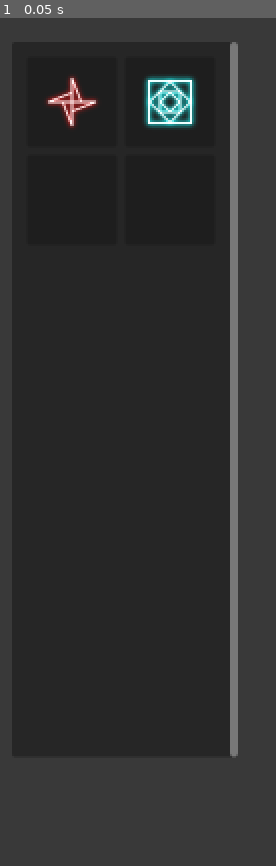
Above: before the commit, frame 1.
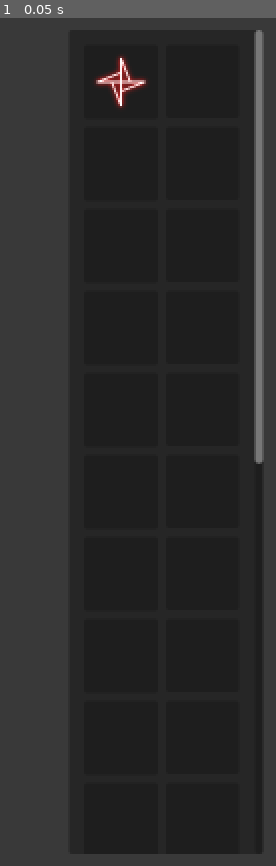
Above: after the commit, the same moment.

Repository: thehuglet/neon-game
Game: Godot game, scene res://scenes/level_editor.tscn
Same seed, same stepped clock (60 frames per second), same inputs: the game is played once before the commit and once after it.
Inputs:
- Up to frame 1 (0.05 s): no input

The runs differ from the first frame. In frame 1, 15% of the frame differs, in the area x 10-96%, y 1-99%.

Commit message:
refactor level editor entity list code

Diff:
--- a/scenes/entities/player.tscn
+++ b/scenes/entities/player.tscn
@@ -21,6 +21,7 @@
 "icon": "Remove",
 "text": "Unregister Entity"
 }
+present_in_level_editor = false
 
 [node name="NeonSprite" parent="." instance=ExtResource("2_1fjgx")]
 base_texture = ExtResource("2_fm5l6")
--- a/scenes/level_editor.tscn
+++ b/scenes/level_editor.tscn
@@ -95,7 +95,11 @@
 
 [node name="EntityList" parent="CanvasLayer/ScreenSpace" instance=ExtResource("2_152lh")]
 layout_mode = 1
-offset_left = -286.0
-offset_top = 50.0
-offset_right = -60.0
-offset_bottom = 765.0
+anchors_preset = -1
+anchor_left = 1.0
+anchor_right = 1.0
+offset_left = -229.0
+offset_top = 38.0
+offset_right = -35.0001
+offset_bottom = 862.0
+metadata/_edit_use_anchors_ = true
--- a/scenes/level_editor/ui/entity_list.tscn
+++ b/scenes/level_editor/ui/entity_list.tscn
@@ -4,14 +4,8 @@
 [ext_resource type="PackedScene" uid="uid://dy5fjwfng4sgo" path="res://scenes/level_editor/ui/entity_list/slot.tscn" id="1_bmfy4"]
 
 [node name="EntityList" type="PanelContainer"]
-anchors_preset = 1
-anchor_left = 1.0
-anchor_right = 1.0
-offset_left = -274.0
-offset_top = 44.0
-offset_right = -48.0
-offset_bottom = 759.0
-grow_horizontal = 0
+offset_right = 226.0
+offset_bottom = 715.0
 script = ExtResource("1_44agh")
 
 [node name="ScrollContainer" type="ScrollContainer" parent="."]
@@ -52,3 +46,135 @@
 [node name="Slot4" parent="ScrollContainer/MarginContainer/GridContainer" instance=ExtResource("1_bmfy4")]
 custom_minimum_size = Vector2(0, 90)
 layout_mode = 2
+
+[node name="Slot5" parent="ScrollContainer/MarginContainer/GridContainer" instance=ExtResource("1_bmfy4")]
+custom_minimum_size = Vector2(0, 90)
+layout_mode = 2
+
+[node name="Slot6" parent="ScrollContainer/MarginContainer/GridContainer" instance=ExtResource("1_bmfy4")]
+custom_minimum_size = Vector2(0, 90)
+layout_mode = 2
+
+[node name="Slot7" parent="ScrollContainer/MarginContainer/GridContainer" instance=ExtResource("1_bmfy4")]
+custom_minimum_size = Vector2(0, 90)
+layout_mode = 2
+
+[node name="Slot8" parent="ScrollContainer/MarginContainer/GridContainer" instance=ExtResource("1_bmfy4")]
+custom_minimum_size = Vector2(0, 90)
+layout_mode = 2
+
+[node name="Slot9" parent="ScrollContainer/MarginContainer/GridContainer" instance=ExtResource("1_bmfy4")]
+custom_minimum_size = Vector2(0, 90)
+layout_mode = 2
+
+[node name="Slot10" parent="ScrollContainer/MarginContainer/GridContainer" instance=ExtResource("1_bmfy4")]
+custom_minimum_size = Vector2(0, 90)
+layout_mode = 2
+
+[node name="Slot11" parent="ScrollContainer/MarginContainer/GridContainer" instance=ExtResource("1_bmfy4")]
+custom_minimum_size = Vector2(0, 90)
+layout_mode = 2
+
+[node name="Slot12" parent="ScrollContainer/MarginContainer/GridContainer" instance=ExtResource("1_bmfy4")]
+custom_minimum_size = Vector2(0, 90)
+layout_mode = 2
+
+[node name="Slot13" parent="ScrollContainer/MarginContainer/GridContainer" instance=ExtResource("1_bmfy4")]
+custom_minimum_size = Vector2(0, 90)
+layout_mode = 2
+
+[node name="Slot14" parent="ScrollContainer/MarginContainer/GridContainer" instance=ExtResource("1_bmfy4")]
+custom_minimum_size = Vector2(0, 90)
+layout_mode = 2
+
+[node name="Slot15" parent="ScrollContainer/MarginContainer/GridContainer" instance=ExtResource("1_bmfy4")]
+custom_minimum_size = Vector2(0, 90)
+layout_mode = 2
+
+[node name="Slot16" parent="ScrollContainer/MarginContainer/GridContainer" instance=ExtResource("1_bmfy4")]
+custom_minimum_size = Vector2(0, 90)
+layout_mode = 2
+
+[node name="Slot17" parent="ScrollContainer/MarginContainer/GridContainer" instance=ExtResource("1_bmfy4")]
+custom_minimum_size = Vector2(0, 90)
+layout_mode = 2
+
+[node name="Slot18" parent="ScrollContainer/MarginContainer/GridContainer" instance=ExtResource("1_bmfy4")]
+custom_minimum_size = Vector2(0, 90)
+layout_mode = 2
+
+[node name="Slot19" parent="ScrollContainer/MarginContainer/GridContainer" instance=ExtResource("1_bmfy4")]
+custom_minimum_size = Vector2(0, 90)
+layout_mode = 2
+
+[node name="Slot20" parent="ScrollContainer/MarginContainer/GridContainer" instance=ExtResource("1_bmfy4")]
+custom_minimum_size = Vector2(0, 90)
+layout_mode = 2
+
+[node name="Slot21" parent="ScrollContainer/MarginContainer/GridContainer" instance=ExtResource("1_bmfy4")]
+custom_minimum_size = Vector2(0, 90)
+layout_mode = 2
+
+[node name="Slot22" parent="ScrollContainer/MarginContainer/GridContainer" instance=ExtResource("1_bmfy4")]
+custom_minimum_size = Vector2(0, 90)
+layout_mode = 2
+
+[node name="Slot23" parent="ScrollContainer/MarginContainer/GridContainer" instance=ExtResource("1_bmfy4")]
+custom_minimum_size = Vector2(0, 90)
+layout_mode = 2
+
+[node name="Slot24" parent="ScrollContainer/MarginContainer/GridContainer" instance=ExtResource("1_bmfy4")]
+custom_minimum_size = Vector2(0, 90)
+layout_mode = 2
+
+[node name="Slot25" parent="ScrollContainer/MarginContainer/GridContainer" instance=ExtResource("1_bmfy4")]
+custom_minimum_size = Vector2(0, 90)
+layout_mode = 2
+
+[node name="Slot26" parent="ScrollContainer/MarginContainer/GridContainer" instance=ExtResource("1_bmfy4")]
+custom_minimum_size = Vector2(0, 90)
+layout_mode = 2
+
+[node name="Slot27" parent="ScrollContainer/MarginContainer/GridContainer" instance=ExtResource("1_bmfy4")]
+custom_minimum_size = Vector2(0, 90)
+layout_mode = 2
+
+[node name="Slot28" parent="ScrollContainer/MarginContainer/GridContainer" instance=ExtResource("1_bmfy4")]
+custom_minimum_size = Vector2(0, 90)
+layout_mode = 2
+
+[node name="Slot29" parent="ScrollContainer/MarginContainer/GridContainer" instance=ExtResource("1_bmfy4")]
+custom_minimum_size = Vector2(0, 90)
+layout_mode = 2
+
+[node name="Slot30" parent="ScrollContainer/MarginContainer/GridContainer" instance=ExtResource("1_bmfy4")]
+custom_minimum_size = Vector2(0, 90)
+layout_mode = 2
+
+[node name="Slot31" parent="ScrollContainer/MarginContainer/GridContainer" instance=ExtResource("1_bmfy4")]
+custom_minimum_size = Vector2(0, 90)
+layout_mode = 2
+
+[node name="Slot32" parent="ScrollContainer/MarginContainer/GridContainer" instance=ExtResource("1_bmfy4")]
+custom_minimum_size = Vector2(0, 90)
+layout_mode = 2
+
+[node name="Slot33" parent="ScrollContainer/MarginContainer/GridContainer" instance=ExtResource("1_bmfy4")]
+custom_minimum_size = Vector2(0, 90)
+layout_mode = 2
+
+[node name="Slot34" parent="ScrollContainer/MarginContainer/GridContainer" instance=ExtResource("1_bmfy4")]
+custom_minimum_size = Vector2(0, 90)
+layout_mode = 2
+
+[node name="Slot35" parent="ScrollContainer/MarginContainer/GridContainer" instance=ExtResource("1_bmfy4")]
+custom_minimum_size = Vector2(0, 90)
+layout_mode = 2
+
+[node name="Slot36" parent="ScrollContainer/MarginContainer/GridContainer" instance=ExtResource("1_bmfy4")]
+custom_minimum_size = Vector2(0, 90)
+layout_mode = 2
+
+[node name="Slot37" parent="ScrollContainer/MarginContainer/GridContainer" instance=ExtResource("1_bmfy4")]
+custom_minimum_size = Vector2(0, 90)
+layout_mode = 2
--- a/scenes/level_editor/ui/entity_list/slot.tscn
+++ b/scenes/level_editor/ui/entity_list/slot.tscn
@@ -1,7 +1,6 @@
-[gd_scene load_steps=4 format=3 uid="uid://dy5fjwfng4sgo"]
+[gd_scene load_steps=3 format=3 uid="uid://dy5fjwfng4sgo"]
 
 [ext_resource type="Script" path="res://scripts/level_editor/ui/entity_list/slot.gd" id="1_c5lod"]
-[ext_resource type="Script" path="res://scripts/level_editor/ui/entity_list/slot/panel.gd" id="2_lmdak"]
 [ext_resource type="PackedScene" uid="uid://c5vtxpfuldox3" path="res://scenes/components/neon_sprite.tscn" id="2_serjq"]
 
 [node name="Slot" type="AspectRatioContainer"]
@@ -14,7 +13,6 @@
 [node name="Panel" type="Panel" parent="."]
 unique_name_in_owner = true
 layout_mode = 2
-script = ExtResource("2_lmdak")
 
 [node name="CenterContainer" type="CenterContainer" parent="."]
 layout_mode = 2
--- a/scripts/level_editor/ui/entity_list.gd
+++ b/scripts/level_editor/ui/entity_list.gd
@@ -3,56 +3,66 @@
 const NEON_SPRITE_SCENE_PATH: String = 'res://scenes/components/neon_sprite.tscn'
 const ENTITY_REGISTRY_PATH: String = 'res://resources/entity_registry.tres'
 
+const EXCLUDED_ENTITY_SCENES: Array[String] = [
+	'res://scenes/entities/player.tscn'
+]
+
 @onready var _grid_container: GridContainer = %GridContainer
 
 func _ready() -> void:
-	var current_slot_index: int = 0
+	var entity_registry: EntityRegistry = ResourceLoader.load(ENTITY_REGISTRY_PATH) as EntityRegistry
+	if not entity_registry:
+		push_error('Failed to load entity registry.')
+		return
 
-	var entity_scene_paths: Array[String] = (ResourceLoader.load(ENTITY_REGISTRY_PATH) as EntityRegistry).registered_entities
+	var entity_scene_paths: Array[String] = entity_registry.registered_entities
+	var slots: Array[LevelEditorEntityListSlot] = _get_slots()
 
-	for path in entity_scene_paths:
-		var scene: PackedScene = load(path)
-		var scene_state: SceneState = scene.get_state()
+	for excluded_entity_scene in EXCLUDED_ENTITY_SCENES:
+		entity_scene_paths.erase(excluded_entity_scene)
 
-		var slot: LevelEditorEntityListSlot = _grid_container.get_children() \
-			.filter(func(node: Node) -> bool: return node is LevelEditorEntityListSlot)[current_slot_index]
+	for i: int in min(entity_scene_paths.size(), slots.size()):
+		_initialize_slot(slots[i], entity_scene_paths[i])
 
-		current_slot_index += 1
+func _get_slots() -> Array[LevelEditorEntityListSlot]:
+	# workaround for a static-typing godot bug
+	var new_array: Array[LevelEditorEntityListSlot] = []
+	var slots := _grid_container.get_children() \
+		.filter(func(node: Node) -> bool: return node is LevelEditorEntityListSlot)
+	new_array.append_array(slots)
+	return new_array
 
-		slot._entity_scene_path = path
-		slot.panel.mouse_filter = Control.MOUSE_FILTER_PASS
+func _initialize_slot(slot: LevelEditorEntityListSlot, entity_scene_path: String) -> void:
+	var scene: PackedScene = load(entity_scene_path)
+	if not scene:
+		push_error('Failed to load scene at path: ' + entity_scene_path)
+		return
 
-		for node_index in range(scene_state.get_node_count()):
-			var node_at_index: PackedScene = scene_state.get_node_instance(node_index)
+	var scene_state: SceneState = scene.get_state()
+	slot._entity_scene_path = entity_scene_path
+	slot.panel.mouse_filter = Control.MOUSE_FILTER_PASS
 
-			if not node_at_index:
-				continue
+	_apply_neon_sprite_properties(slot, scene_state)
 
-			if node_at_index.resource_path == NEON_SPRITE_SCENE_PATH:
-				for property_index in range(scene_state.get_node_property_count(node_index)):
-					var property_name: String = scene_state.get_node_property_name(node_index, property_index)
-					var property_value: Variant = scene_state.get_node_property_value(node_index, property_index)
+func _apply_neon_sprite_properties(slot: LevelEditorEntityListSlot, scene_state: SceneState) -> void:
+	for node_index in range(scene_state.get_node_count()):
+		var node_at_index: PackedScene = scene_state.get_node_instance(node_index)
+		if not node_at_index or node_at_index.resource_path != NEON_SPRITE_SCENE_PATH:
+			continue
 
-					match property_name:
-						'base_texture':
-							slot.neon_sprite.base_texture = property_value
-						'glow_texture':
-							slot.neon_sprite.glow_texture = property_value
-						'color':
-							slot.neon_sprite.color = property_value
-						'sprite_scale':
-							slot.neon_sprite.sprite_scale = property_value
-						'color_on_base':
-							slot.neon_sprite.color_on_base = property_value
-						'rgb_boost_link':
-							slot.neon_sprite.rgb_boost_link = property_value
-						'base_rgb_boost':
-							slot.neon_sprite.base_rgb_boost = property_value
-						'glow_rgb_boost':
-							slot.neon_sprite.glow_rgb_boost = property_value
-						'alpha_boost_link':
-							slot.neon_sprite.alpha_boost_link = property_value
-						'base_alpha_boost':
-							slot.neon_sprite.base_alpha_boost = property_value
-						'glow_alpha_boost':
-							slot.neon_sprite.glow_alpha_boost = property_value
+		for property_index in range(scene_state.get_node_property_count(node_index)):
+			var property_name: String = scene_state.get_node_property_name(node_index, property_index)
+			var property_value: Variant = scene_state.get_node_property_value(node_index, property_index)
+
+			match property_name:
+				'base_texture': slot.neon_sprite.base_texture = property_value
+				'glow_texture': slot.neon_sprite.glow_texture = property_value
+				'color': slot.neon_sprite.color = property_value
+				'sprite_scale': slot.neon_sprite.sprite_scale = property_value
+				'color_on_base': slot.neon_sprite.color_on_base = property_value
+				'rgb_boost_link': slot.neon_sprite.rgb_boost_link = property_value
+				'base_rgb_boost': slot.neon_sprite.base_rgb_boost = property_value
+				'glow_rgb_boost': slot.neon_sprite.glow_rgb_boost = property_value
+				'alpha_boost_link': slot.neon_sprite.alpha_boost_link = property_value
+				'base_alpha_boost': slot.neon_sprite.base_alpha_boost = property_value
+				'glow_alpha_boost': slot.neon_sprite.glow_alpha_boost = property_value
--- a/scripts/level_editor/ui/entity_list/slot/panel.gd
+++ /dev/null
@@ -1,11 +0,0 @@
-extends Node
-
-
-# Called when the node enters the scene tree for the first time.
-func _ready() -> void:
-	pass # Replace with function body.
-
-
-# Called every frame. 'delta' is the elapsed time since the previous frame.
-func _process(delta: float) -> void:
-	pass
